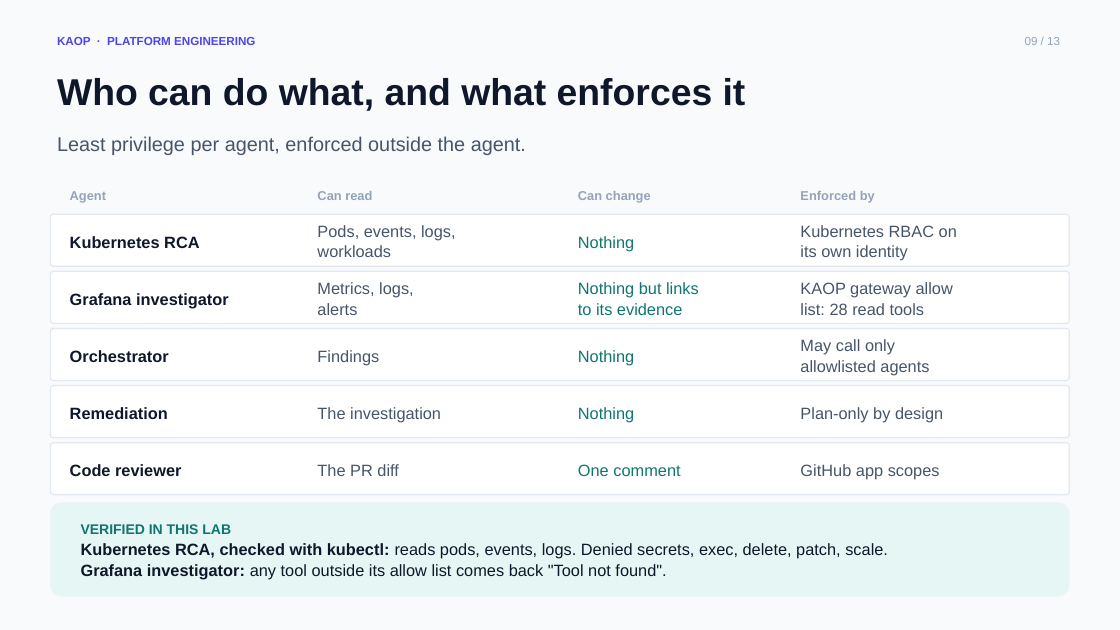
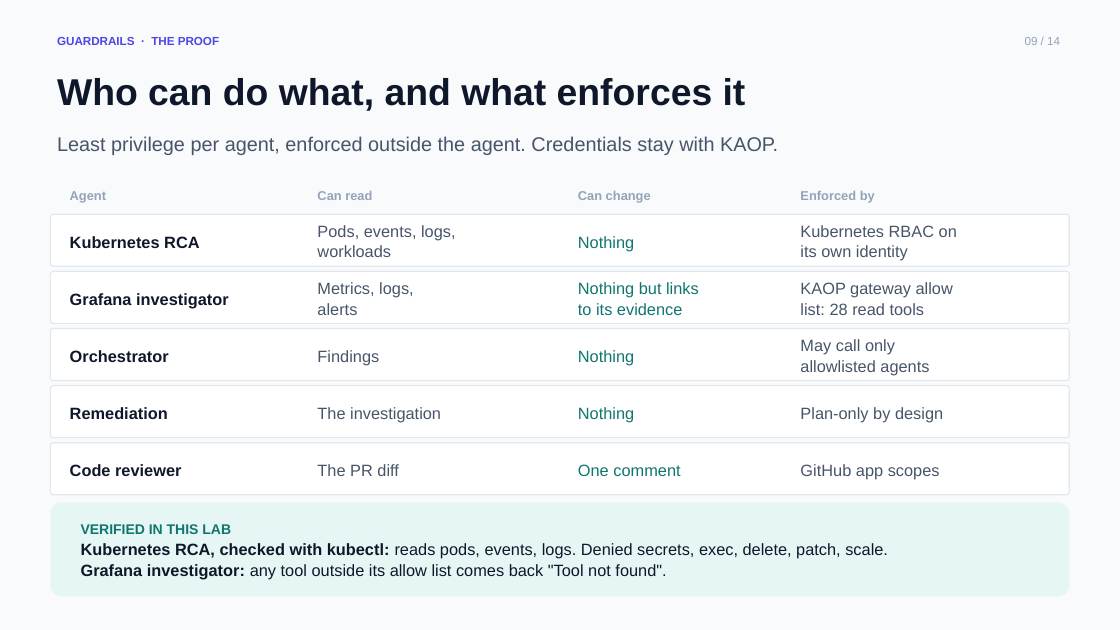
Before and after one commit to chizeni24/komodor-production-lab, a slide deck: slide 9 of docs/presentation/KAOP_Customer_Pitch.pptx. Drawn at 1120x630 pixels with LibreOffice and Linux fonts; fonts in the diff are those of the drawing. Boxes give left, top, right and bottom in pixels: in the first picture for what was removed or moved away, otherwise in the second. Text is boxed around its words. In the diff, an @@ line names an element or a change of style, - is before the commit and + after.

```diff
--- a/docs/presentation/KAOP_Customer_Pitch.pptx
+++ b/docs/presentation/KAOP_Customer_Pitch.pptx
@@ text at (x1=57, y1=37, x2=219, y2=45): text changed @@
-KAOP · PLATFORM ENGINEERING
+GUARDRAILS · THE PROOF
@@ text at (x1=1025, y1=37, x2=1060, y2=45): text changed @@
-09 / 13
+09 / 14
@@ text at (x1=57, y1=136, x2=778, y2=155): text changed @@
-Least privilege per agent, enforced outside the agent.
+Least privilege per agent, enforced outside the agent. Credentials stay with KAOP.
```
Also in this commit, not shown: 11 other slides changed, 1 slide added, 1 other file.
